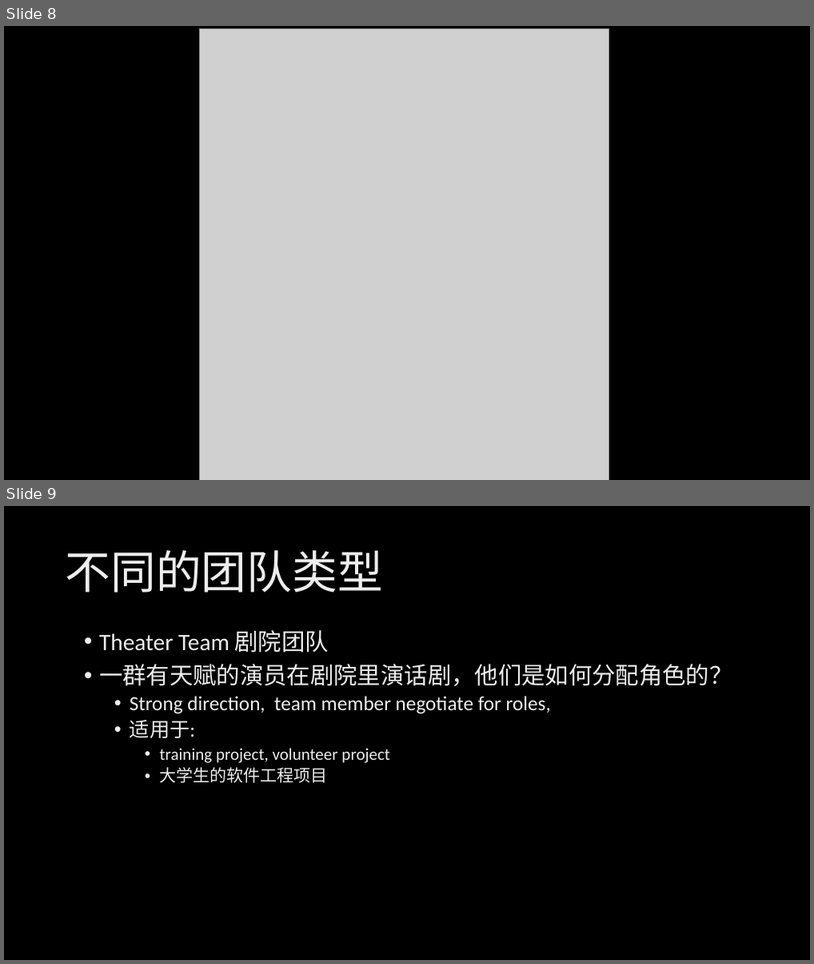
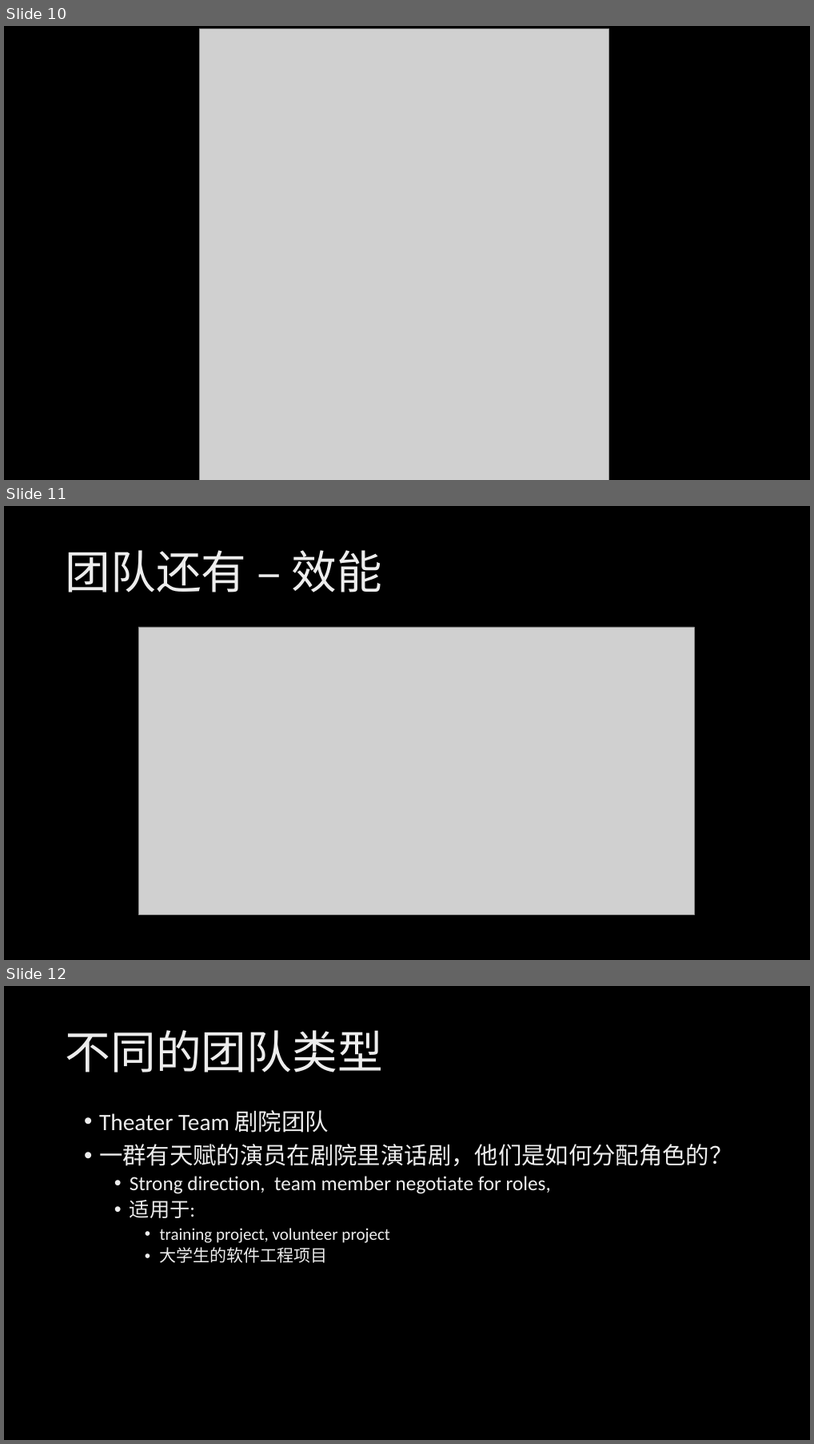
Before and after one commit to xinase/ASE, a slide deck: chapter5/ASE_5_Team_and_Process.pptx. Shown one above the other, each under a label of ours: slides 8 and 9 before the commit, slides 10, 11 and 12 after it. The pictures are 814x964 and 814x1444 pixels, drawn with LibreOffice and Linux fonts; fonts in the diff are those of the drawing; grey boxes stand for pictures; background and template pictures are left out. Boxes give left, top, right and bottom in pixels: in the first picture for what was removed or moved away, otherwise in the second. Text is boxed around its words. In the diff, an @@ line names an element or a change of style, - is before the commit and + after.

```diff
--- a/chapter5/ASE_5_Team_and_Process.pptx
+++ b/chapter5/ASE_5_Team_and_Process.pptx
@@ slide 11 added at (x1=4, y1=506, x2=810, y2=960), background picture (left out) @@
@@ title added at (x1=66, y1=550, x2=382, y2=592), 54 pt, text gradient #BFBFBF to #EDEDED to #FFFFFF @@
+团队还有 – 效能
@@ picture added at (x1=139, y1=627, x2=695, y2=915) @@
@@ what was slide 8 is now slide 10 @@
@@ what was slide 9 is now slide 12 @@
```
Also in this commit, not shown: 7 slides changed, 2 other slides added.
